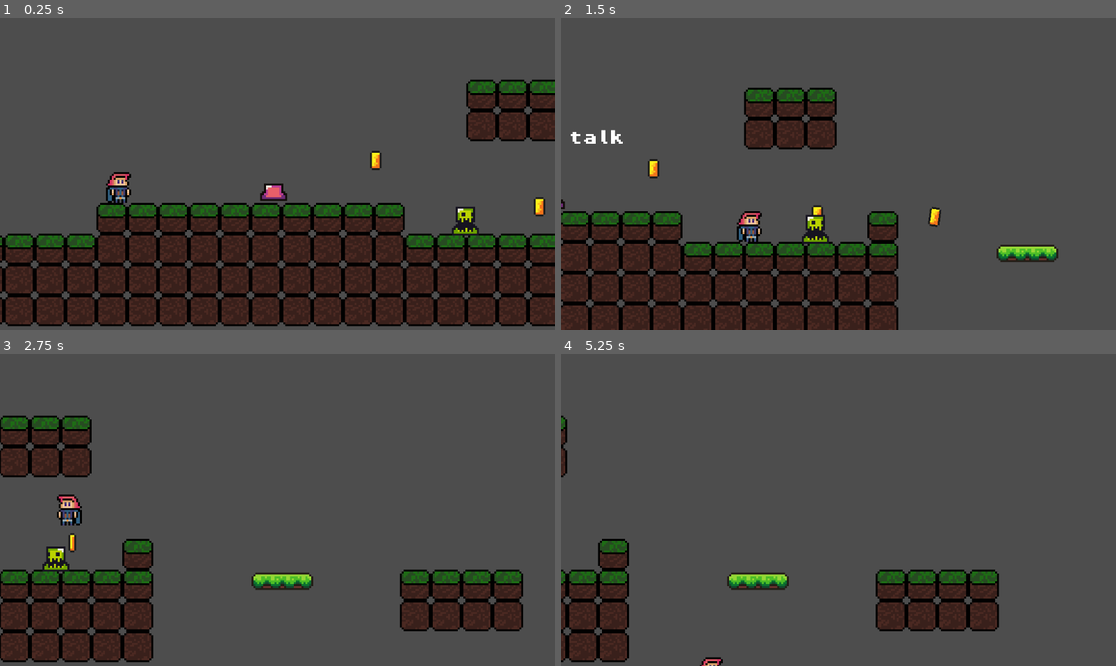
Above: before the commit, frames 1-4 (two rows, left to right).
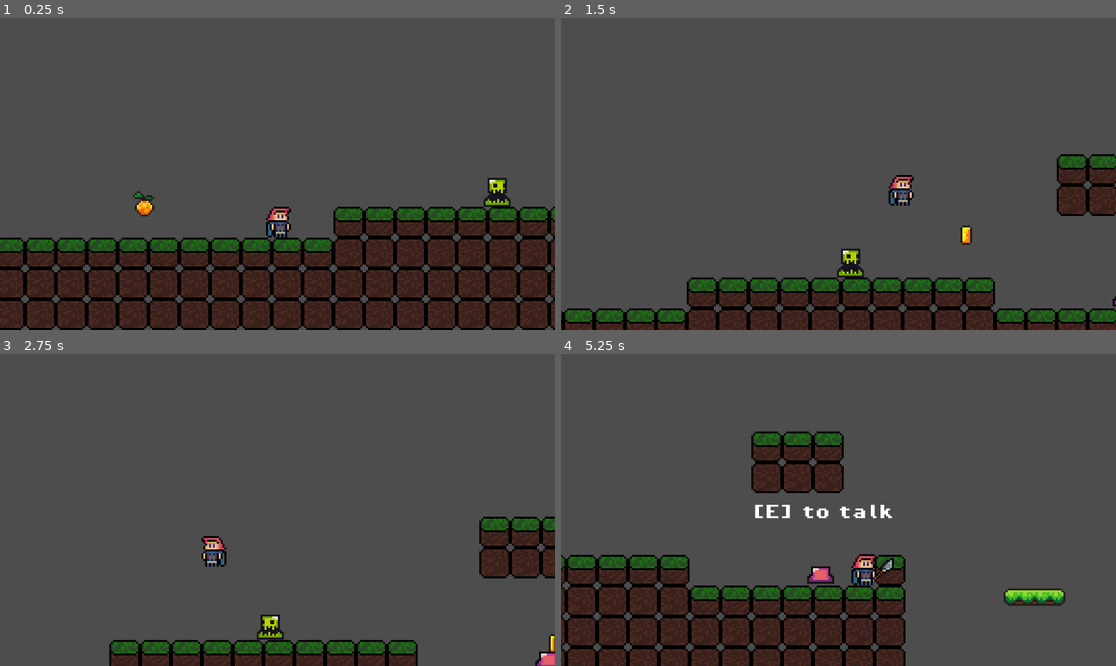
Above: after the commit, the same moments.

Repository: eoBattisti/agnosia
Game: Godot game, scene res://scenes/game.tscn
Same seed, same stepped clock (60 frames per second), same inputs: the game is played once before the commit and once after it.
Inputs (mouse positions are in pixels of both pictures, inside the frame that each line leads up to):
- Up to frame 1 (0.25 s): no input
- Up to frame 2 (1.5 s): tap Enter (advance_dialog) at 0.5 s; move the mouse to (960, 158) at 0.52 s; hold D (move_right) from 0.53 s (still down); click (960, 158) at 0.6 s; tap Space (jump) at 0.77, 0.8, 1.07, 1.35 s; move the mouse to (727, 189) at 1.27 s
- Up to frame 3 (2.75 s): tap Space (jump) at 1.52, 1.82, 2.3 s; click (166, 525) at 1.55 s; move the mouse to (333, 441) at 2.02 s; release D (move_right) at 2.03 s; hold A (move_left) from 2.03 s (still down); hold Enter (advance_dialog) from 2.03 s (still down)
- Up to frame 4 (5.25 s): move the mouse to (810, 572) at 2.77 s; release A (move_left) at 2.78 s; release Enter (advance_dialog) at 2.78 s; hold D (move_right) 2.78-4.28 s; click (810, 572) at 2.85 s; tap Space (jump) at 3.02, 3.32, 3.77, 3.8, 4.07, 4.52, 4.82 s; move the mouse to (1005, 556) at 3.52 s; tap J (dash) at 3.6 s; move the mouse to (672, 463) at 4.27 s; hold A (move_left) 4.28-5.03 s; tap E (interact) at 4.35 s; click (672, 463) at 4.55 s; move the mouse to (866, 510) at 5.02 s; hold D (move_right) from 5.03 s (still down); click (866, 510) at 5.1 s

The runs differ from the first frame. In frame 1, 27% of the frame differs, in the area x 0-100%, y 19-100%; in frame 2, 28%, in the area x 0-100%, y 22-100%; in frame 3, 24%; in frame 4, 25%.

Commit message:
feat: add combat system and enemy default movement

Diff:
--- /dev/null
+++ b/scenes/attack_hitbox.tscn
@@ -0,0 +1,6 @@
+[gd_scene load_steps=2 format=3 uid="uid://qmjrnchw3hcr"]
+
+[ext_resource type="Script" path="res://scripts/attack_hitbox.gd" id="1_6vlak"]
+
+[node name="WeaponHitbox" type="Area2D"]
+script = ExtResource("1_6vlak")
--- a/scenes/game.tscn
+++ b/scenes/game.tscn
@@ -89,10 +89,10 @@
 layer_1/tile_data = PackedInt32Array(196610, 0, 0, 196611, 0, 0, 196612, 0, 0, 196613, 0, 0, 196614, 0, 0, 196615, 0, 0 …(2769 unchanged characters)…
 
 [node name="Player" parent="." instance=ExtResource("1_mfs54")]
-position = Vector2(42, 197)
+position = Vector2(2, 220)
 
 [node name="Camera2D" type="Camera2D" parent="Player"]
-position = Vector2(83, -10)
+position = Vector2(0, -33)
 zoom = Vector2(4, 4)
 limit_bottom = 270
 position_smoothing_enabled = true
@@ -130,10 +130,10 @@
 autoplay = "move"
 
 [node name="Slime" parent="." instance=ExtResource("6_6t3mv")]
-position = Vector2(215, 209)
+position = Vector2(115, 192)
 
 [node name="Npc" parent="." instance=ExtResource("8_yqhpb")]
-position = Vector2(123, 191)
+position = Vector2(259, 207)
 
 [node name="Fruit" parent="." instance=ExtResource("9_vpwwq")]
 position = Vector2(-67, 202)
--- a/scenes/player.tscn
+++ b/scenes/player.tscn
@@ -14,14 +14,7 @@
 [ext_resource type="Script" path="res://scripts/state_machine/attack_states/idle.gd" id="11_e2iet"]
 [ext_resource type="PackedScene" uid="uid://bsk8ktwt7tfmo" path="res://scenes/health_component.tscn" id="13_ecdgj"]
 [ext_resource type="PackedScene" uid="uid://dfyin3u4fphgu" path="res://scenes/hitbox_component.tscn" id="14_ueg6c"]
-
-[sub_resource type="AtlasTexture" id="AtlasTexture_2mjan"]
-atlas = ExtResource("3_6plnn")
-region = Rect2(0, 32, 32, 32)
-
-[sub_resource type="AtlasTexture" id="AtlasTexture_koqbn"]
-atlas = ExtResource("3_6plnn")
-region = Rect2(32, 32, 32, 32)
+[ext_resource type="PackedScene" uid="uid://qmjrnchw3hcr" path="res://scenes/attack_hitbox.tscn" id="15_5x2qa"]
 
 [sub_resource type="AtlasTexture" id="AtlasTexture_8dv30"]
 atlas = ExtResource("3_6plnn")
@@ -34,12 +27,6 @@
 [sub_resource type="SpriteFrames" id="SpriteFrames_ggbts"]
 animations = [{
 "frames": [{
-"duration": 1.0,
-"texture": SubResource("AtlasTexture_2mjan")
-}, {
-"duration": 1.0,
-"texture": SubResource("AtlasTexture_koqbn")
-}, {
 "duration": 1.0,
 "texture": SubResource("AtlasTexture_8dv30")
 }, {
@@ -177,19 +164,7 @@
 [sub_resource type="RectangleShape2D" id="RectangleShape2D_1ktpl"]
 size = Vector2(11, 15)
 
-[sub_resource type="GDScript" id="GDScript_vaava"]
-script/source = "extends Area2D
-
-# Called when the node enters the scene tree for the first time.
-func _ready():
-	pass # Replace with function body.
-
-
-# Called every frame. 'delta' is the elapsed time since the previous frame.
-func _process(delta):
-	pass"
-
-[sub_resource type="RectangleShape2D" id="RectangleShape2D_10be2"]
+[sub_resource type="RectangleShape2D" id="RectangleShape2D_1ff1f"]
 size = Vector2(10, 6)
 
 [node name="Player" type="CharacterBody2D" groups=["player"]]
@@ -201,7 +176,7 @@
 position = Vector2(1, -5)
 sprite_frames = SubResource("SpriteFrames_ggbts")
 animation = &"attacking"
-frame = 3
+frame = 1
 
 [node name="movement_animations" type="AnimatedSprite2D" parent="." groups=["player"]]
 position = Vector2(1, -5)
@@ -264,9 +239,10 @@
 script = ExtResource("3_lxx7u")
 starting_state = NodePath("AttackIdleState")
 
-[node name="AttackAttackingState" type="Node" parent="AttackStateMachine" node_paths=PackedStringArray("charging_state")]
+[node name="AttackAttackingState" type="Node" parent="AttackStateMachine" node_paths=PackedStringArray("charging_state", "hitbox")]
 script = ExtResource("9_pa7x8")
 charging_state = NodePath("../AttackChargingState")
+hitbox = NodePath("../../WeaponHitbox")
 animation_name = "attacking"
 
 [node name="AttackChargingState" type="Node" parent="AttackStateMachine" node_paths=PackedStringArray("idle_state")]
@@ -292,10 +268,10 @@
 shape = SubResource("RectangleShape2D_1ktpl")
 debug_color = Color(0.996078, 0, 0.168627, 0.419608)
 
-[node name="WeaponHitbox" type="Area2D" parent="."]
-script = SubResource("GDScript_vaava")
+[node name="WeaponHitbox" parent="." instance=ExtResource("15_5x2qa")]
 
 [node name="CollisionShape2D" type="CollisionShape2D" parent="WeaponHitbox"]
 position = Vector2(12, -4)
-shape = SubResource("RectangleShape2D_10be2")
+shape = SubResource("RectangleShape2D_1ff1f")
 disabled = true
+debug_color = Color(0, 0.631373, 0.443137, 0.419608)
--- a/scenes/slime.tscn
+++ b/scenes/slime.tscn
@@ -1,9 +1,14 @@
-[gd_scene load_steps=11 format=3 uid="uid://cd26p8oeb2cbu"]
+[gd_scene load_steps=17 format=3 uid="uid://cd26p8oeb2cbu"]
 
 [ext_resource type="Texture2D" uid="uid://bcusldysg077v" path="res://assets/sprites/slime_green.png" id="1_f6xwo"]
 [ext_resource type="Script" path="res://scripts/slime.gd" id="1_ustuc"]
 [ext_resource type="PackedScene" uid="uid://dfyin3u4fphgu" path="res://scenes/hitbox_component.tscn" id="4_klr71"]
 [ext_resource type="PackedScene" uid="uid://bsk8ktwt7tfmo" path="res://scenes/health_component.tscn" id="5_qd8id"]
+[ext_resource type="Script" path="res://scripts/state_machine/state_machine.gd" id="5_wuda5"]
+[ext_resource type="Script" path="res://scripts/state_machine/enemy_states/idle.gd" id="6_bboub"]
+[ext_resource type="Script" path="res://scripts/components/enemy_move_component.gd" id="7_ddeqj"]
+[ext_resource type="Script" path="res://scripts/state_machine/enemy_states/move.gd" id="7_n6plv"]
+[ext_resource type="Script" path="res://scripts/state_machine/enemy_states/wander.gd" id="8_k7exv"]
 
 [sub_resource type="AtlasTexture" id="AtlasTexture_3tbwn"]
 atlas = ExtResource("1_f6xwo")
@@ -44,25 +49,41 @@
 [sub_resource type="RectangleShape2D" id="RectangleShape2D_30nfx"]
 size = Vector2(12, 13)
 
-[node name="Slime" type="Node2D"]
+[sub_resource type="RectangleShape2D" id="RectangleShape2D_bgk1o"]
+size = Vector2(12, 13)
+
+[node name="Slime" type="CharacterBody2D" groups=["Hit"]]
 position = Vector2(0, -12)
+collision_mask = 3
 script = ExtResource("1_ustuc")
 
 [node name="AnimatedSprite2D" type="AnimatedSprite2D" parent="."]
+position = Vector2(1, 0)
 sprite_frames = SubResource("SpriteFrames_pb6c6")
 autoplay = "default"
 frame = 3
 frame_progress = 0.629232
 
+[node name="RayCastDownRight" type="RayCast2D" parent="."]
+position = Vector2(7, -1)
+target_position = Vector2(0, 19)
+
+[node name="RayCastDownLeft" type="RayCast2D" parent="."]
+position = Vector2(-7, -1)
+target_position = Vector2(0, 19)
+
 [node name="RayCastRight" type="RayCast2D" parent="."]
 position = Vector2(0, 5)
-target_position = Vector2(12, 0)
+target_position = Vector2(37, 0)
+collision_mask = 2
 
 [node name="RayCastLeft" type="RayCast2D" parent="."]
 position = Vector2(0, 5)
-target_position = Vector2(-12, 0)
+target_position = Vector2(-30, 0)
+collision_mask = 2
 
 [node name="HitboxComponent" parent="." node_paths=PackedStringArray("health_component") instance=ExtResource("4_klr71")]
+visible = false
 collision_mask = 2
 health_component = NodePath("../HealthComponent")
 
@@ -72,4 +93,39 @@
 debug_color = Color(0.996078, 0, 0.203922, 0.419608)
 
 [node name="HealthComponent" parent="." instance=ExtResource("5_qd8id")]
-MAX_HEALTH = 1.0
+MAX_HEALTH = 2.0
+
+[node name="MovementStateMachine" type="Node" parent="." node_paths=PackedStringArray("starting_state")]
+script = ExtResource("5_wuda5")
+starting_state = NodePath("EnemyIdleState")
+
+[node name="EnemyIdleState" type="Node" parent="MovementStateMachine" node_paths=PackedStringArray("move_state", "wander_state")]
+script = ExtResource("6_bboub")
+move_state = NodePath("../EnemyMoveState")
+wander_state = NodePath("../EnemyWanderState")
+animation_name = "default"
+move_speed = 50.0
+
+[node name="EnemyMoveState" type="Node" parent="MovementStateMachine" node_paths=PackedStringArray("idle_state")]
+script = ExtResource("7_n6plv")
+idle_state = NodePath("../EnemyIdleState")
+animation_name = "default"
+move_speed = 50.0
+
+[node name="EnemyWanderState" type="Node" parent="MovementStateMachine" node_paths=PackedStringArray("idle_state")]
+script = ExtResource("8_k7exv")
+idle_state = NodePath("../EnemyIdleState")
+animation_name = "default"
+move_speed = 50.0
+
+[node name="MoveComponent" type="Node" parent="." node_paths=PackedStringArray("enemy", "raycast_right", "raycast_left", "raycast_down_left", "raycast_down_right")]
+script = ExtResource("7_ddeqj")
+enemy = NodePath("..")
+raycast_right = NodePath("../RayCastRight")
+raycast_left = NodePath("../RayCastLeft")
+raycast_down_left = NodePath("../RayCastDownLeft")
+raycast_down_right = NodePath("../RayCastDownRight")
+
+[node name="CollisionShape2D" type="CollisionShape2D" parent="."]
+position = Vector2(0, 5.5)
+shape = SubResource("RectangleShape2D_bgk1o")
--- /dev/null
+++ b/scripts/attack_hitbox.gd
@@ -0,0 +1,11 @@
+extends Area2D
+class_name  AttackHitbox
+
+# Called when the node enters the scene tree for the first time.
+func _ready():
+	pass # Replace with function body.
+
+
+# Called every frame. 'delta' is the elapsed time since the previous frame.
+func _process(delta):
+	pass
--- /dev/null
+++ b/scripts/components/enemy_move_component.gd
@@ -0,0 +1,50 @@
+extends Node
+
+@export var enemy: Enemy
+@export var raycast_right: RayCast2D
+@export var raycast_left: RayCast2D
+@export var raycast_down_left: RayCast2D
+@export var raycast_down_right: RayCast2D
+
+var direction: float
+var last_direction: float
+
+func _detected_player_right() -> bool:
+	if enemy.friendly:
+		return false
+
+	if raycast_right.is_colliding() and raycast_right.get_collider() is Player:
+		return true
+	return false
+
+func _detected_player_left() -> bool:
+	if enemy.friendly:
+		return false
+
+	if raycast_left.is_colliding() and raycast_left.get_collider() is Player:
+		return true
+	return false
+
+func _detect_fall() -> bool:
+	if (!raycast_down_left.is_colliding()
+		or !raycast_down_right.is_colliding()):
+			return true
+	return false
+
+func get_wander_time() -> float:
+	return randf()
+
+func get_random_direction() -> float:
+	last_direction = direction
+	direction = randi_range(-1, 1)
+
+	if enemy.is_on_wall():
+		return -last_direction
+
+	if !raycast_down_left.is_colliding():
+		return -last_direction
+
+	if !raycast_down_right.is_colliding():
+		return -last_direction
+
+	return direction
--- a/scripts/slime.gd
+++ b/scripts/slime.gd
@@ -1,22 +1,25 @@
-extends Node2D
+extends CharacterBody2D
+class_name Enemy
 
-const SPEED = 30
+@export var MOVE_SPEED: float = 30
+@export var friendly: bool = true
 
 @onready var ray_cast_right = $RayCastRight
 @onready var ray_cast_left = $RayCastLeft
 @onready var animated_sprite = $AnimatedSprite2D
+@onready var movement_state_machine = $MovementStateMachine
+@onready var move_component = $MoveComponent
+@onready var ray_cast_down = $RayCastDown
 
-@export var health: int = 5
-@export var damage: int = 1
 
-var direction = 1
-# Called every frame. 'delta' is the elapsed time since the previous frame.
-func _process(delta):
-	if ray_cast_right.is_colliding():
-		direction = -1
-		animated_sprite.flip_h = true
-	if ray_cast_left.is_colliding():
-		direction = 1
-		animated_sprite.flip_h = false
+func _ready() -> void:
+	movement_state_machine.init(self, animated_sprite, move_component)
 
-	position.x += direction * SPEED * delta
+func _unhandled_input(event: InputEvent) -> void:
+	movement_state_machine.process_input(event)
+
+func _physics_process(delta: float) -> void:
+	movement_state_machine.process_physics(delta)
+
+func _process(delta: float):
+	movement_state_machine.process_frame(delta)
--- a/scripts/state_machine/attack_states/attacking.gd
+++ b/scripts/state_machine/attack_states/attacking.gd
@@ -2,14 +2,20 @@
 class_name AttackAttackingState
 
 @export var charging_state: State
+@export var hitbox: AttackHitbox
 
+var hitbox_colision_shape: CollisionShape2D
 var is_complete: bool = false
 
 func enter() -> void:
+	hitbox_colision_shape = hitbox.get_child(0)
+	hitbox_colision_shape.disabled = false
+	hitbox.connect("area_entered", process_damage)
 	is_complete = false
 	super()
 	await animations.animation_finished
 	is_complete = true
+	hitbox_colision_shape.disabled = true
 
 func process_frame(delta: float) -> State:
 	if parent.velocity.x < 0:
@@ -20,3 +26,12 @@
 	if is_complete:
 		return charging_state
 	return null
+
+func process_damage(area: Area2D) -> void:
+	if area is HitboxComponent:
+		var enemy = area.get_parent()
+		if enemy is Enemy:
+			enemy.friendly = false
+		var attack = Attack.new()
+		attack.damage = 1
+		area.damage(attack)
--- /dev/null
+++ b/scripts/state_machine/enemy_states/idle.gd
@@ -0,0 +1,31 @@
+extends State
+class_name EnemyIdleState
+
+@export var move_state: State
+@export var wander_state: State
+var time_to_wander = 2.0
+
+
+func enter() -> void:
+	super()
+	time_to_wander = 2.0
+	parent.velocity.x = 0
+
+func process_input(event: InputEvent) -> State:
+	if (move_component._detected_player_right()
+		or move_component._detected_player_left()):
+		return move_state
+	return null
+
+func process_physics(delta: float) -> State:
+	parent.velocity.y += gravity * delta
+	parent.move_and_slide()
+
+	return null
+
+func process_frame(delta: float) -> State:
+
+	time_to_wander -= delta
+	if time_to_wander <= 0:
+		return wander_state
+	return null
--- /dev/null
+++ b/scripts/state_machine/enemy_states/move.gd
@@ -0,0 +1,30 @@
+extends State
+class_name EnemyMoveState
+
+@export var idle_state: State
+var direction: float
+
+
+func process_physics(delta: float) -> State:
+	parent.velocity.y += gravity * delta
+
+	if move_component._detected_player_right():
+		direction = 1
+	elif move_component._detected_player_left():
+		direction = -1
+	elif move_component._detect_fall():
+		return idle_state
+
+	var movement = direction * move_speed
+
+	if movement == 0:
+		return idle_state
+
+	if (!move_component._detected_player_right()
+		and !move_component._detected_player_left()):
+			return idle_state
+
+	animations.flip_h = movement < 0
+	parent.velocity.x = movement
+	parent.move_and_slide()
+	return null
--- /dev/null
+++ b/scripts/state_machine/enemy_states/wander.gd
@@ -0,0 +1,31 @@
+extends State
+class_name EnemyWanderState
+
+@export var idle_state: State
+var wander_timer: float
+var random_direction: float
+
+func enter() -> void:
+	super()
+	wander_timer = move_component.get_wander_time()
+	random_direction = move_component.get_random_direction()
+
+func process_frame(delta: float) -> State:
+	if parent.velocity.x < 0:
+		animations.flip_h = true
+	elif parent.velocity.x > 0:
+		animations.flip_h = false
+
+
+	if random_direction == 0 or move_component._detect_fall():
+		return idle_state
+
+	parent.velocity.y += gravity * delta
+	parent.velocity.x = move_speed * random_direction
+	parent.move_and_slide()
+
+	wander_timer -= delta
+	if wander_timer <= 0.0:
+		return idle_state
+
+	return null
Not shown: 1 places in scenes/player.tscn that only renumber resources
